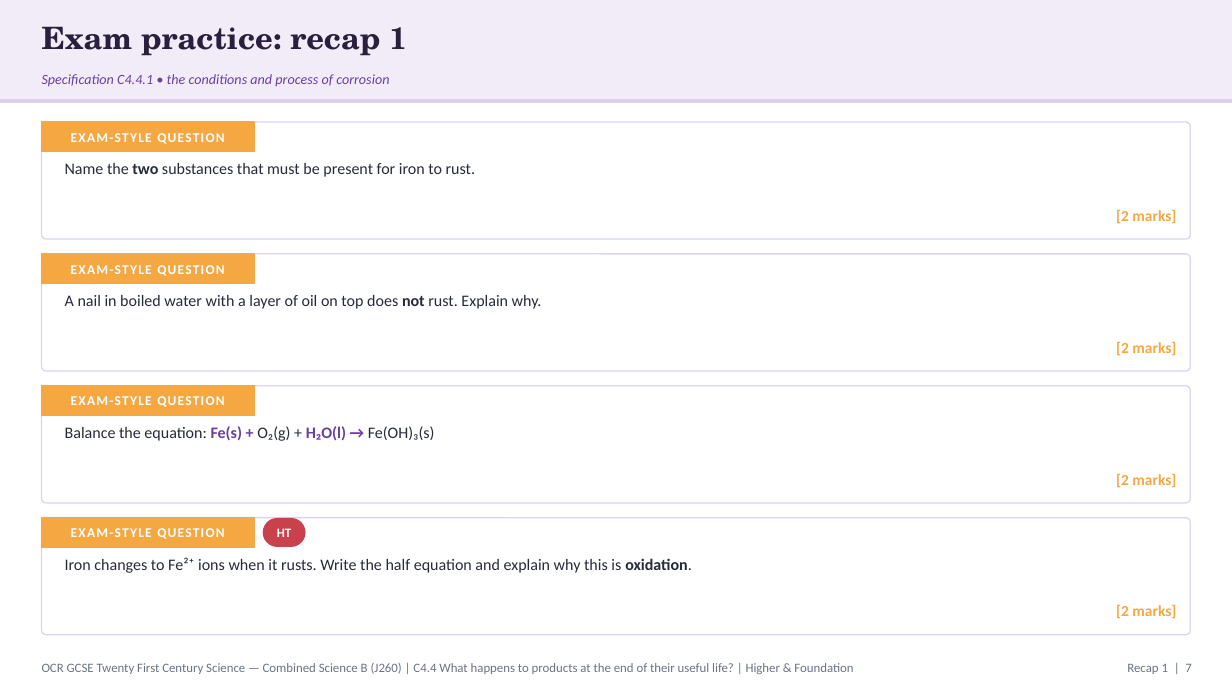
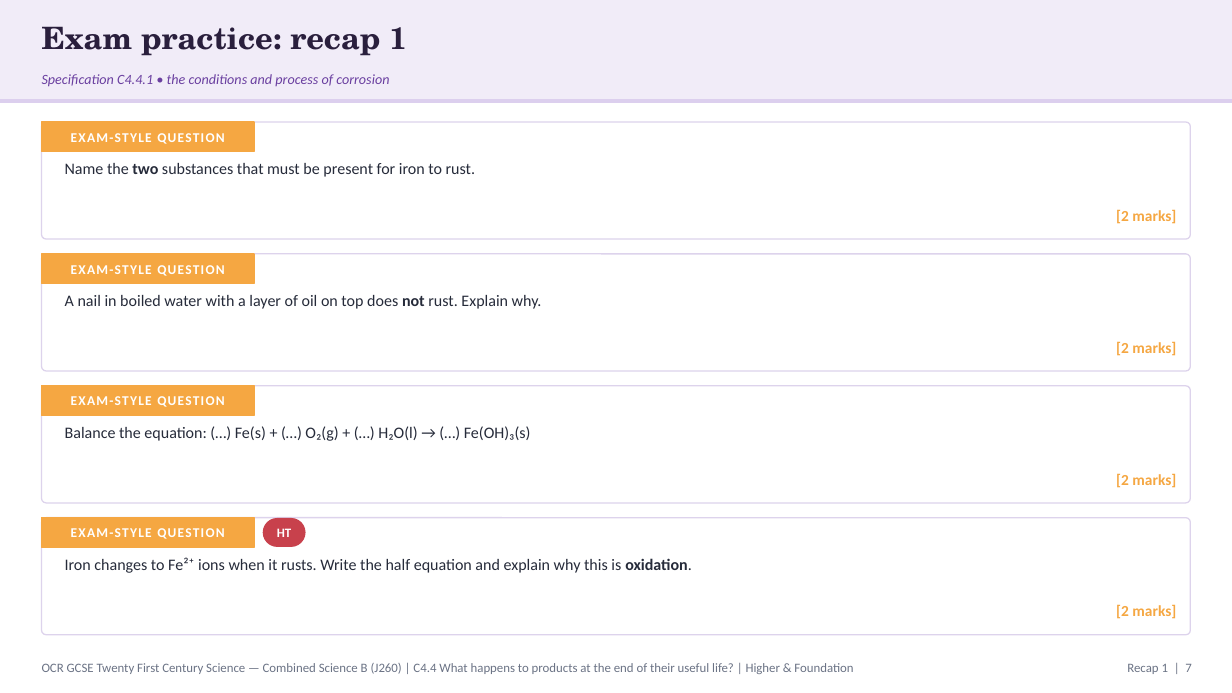
Before and after one commit to pstephenphilip-ship-it/Piri-MBBS, a slide deck: slide 7 of gcse-slides/ocr-chemistry/OCR21C_C4.4_EndOfLife_Combined.pptx. Drawn at 1232x693 pixels with LibreOffice and Linux fonts; fonts in the diff are those of the drawing. Boxes give left, top, right and bottom in pixels: in the first picture for what was removed or moved away, otherwise in the second. Text is boxed around its words. In the diff, an @@ line names an element or a change of style, - is before the commit and + after.

```diff
--- a/gcse-slides/ocr-chemistry/OCR21C_C4.4_EndOfLife_Combined.pptx
+++ b/gcse-slides/ocr-chemistry/OCR21C_C4.4_EndOfLife_Combined.pptx
@@ text at (65,426,531,441): text changed @@
-Balance the equation: Fe(s) + O₂(g) + H₂O(l) → Fe(OH)₃(s)
+Balance the equation: (…) Fe(s) + (…) O₂(g) + (…) H₂O(l) → (…) Fe(OH)₃(s)
```
Also in this commit, not shown: 9 other slides changed, 4 other files.
